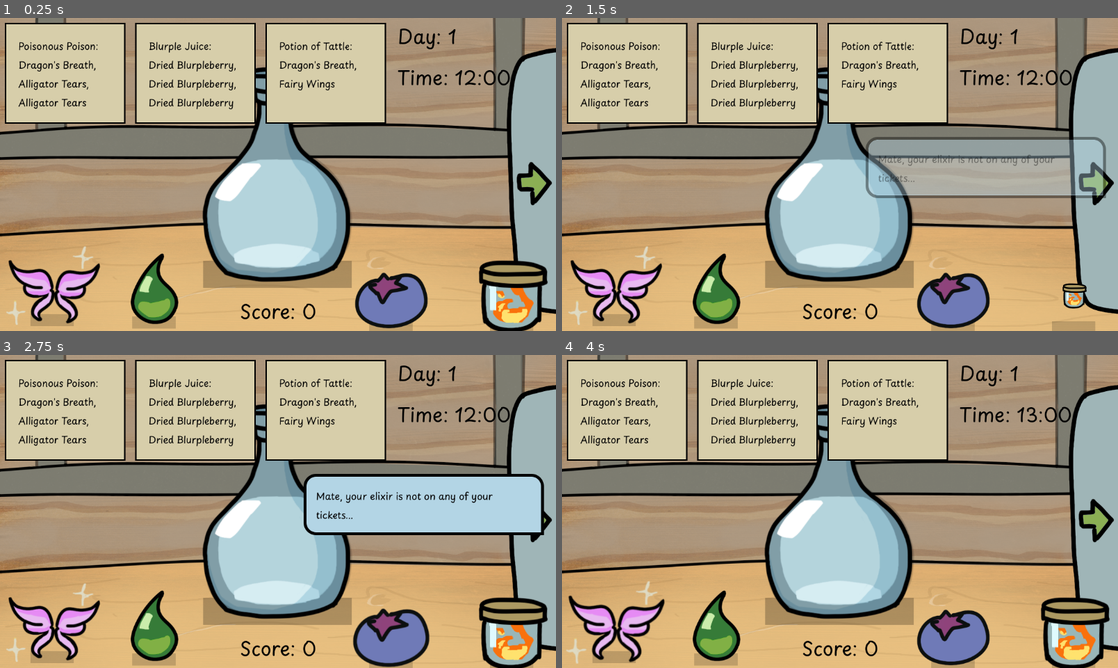
Above: before the commit, frames 1-4 (two rows, left to right).
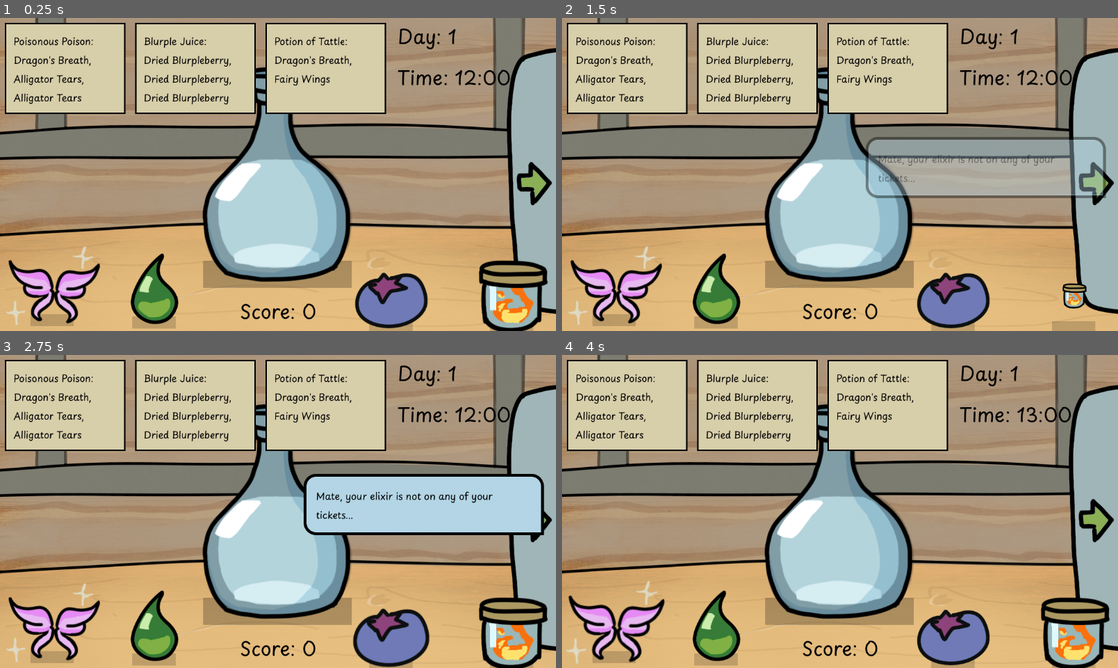
Above: after the commit, the same moments.

Repository: andreaTheCoder/MiniJam207Primal
Game: Godot game, scene res://scenes/shop.tscn
Same seed, same stepped clock (60 frames per second), same inputs: the game is played once before the commit and once after it. Sound files missing from this copy of the repository are replaced by a short silence.
Inputs (mouse positions are in pixels of both pictures, inside the frame that each line leads up to):
- Up to frame 1 (0.25 s): no input
- Up to frame 2 (1.5 s): tap Enter (ui_accept) at 0.5, 0.77, 1.25 s; move the mouse to (840, 212) at 0.52 s; press the mouse at (840, 212) at 0.53 s; move the mouse to (1073, 296) at 1.27 s; release the mouse at (1073, 296) at 1.28 s; click (1073, 296) at 1.35 s
- Up to frame 3 (2.75 s): tap Enter (ui_accept) at 1.52 s; move the mouse to (389, 630) at 2.02 s; press the mouse at (389, 630) at 2.03 s
- Up to frame 4 (4 s): tap Enter (ui_accept) at 2.75, 3.02, 3.77 s; move the mouse to (717, 627) at 2.77 s; release the mouse at (717, 627) at 2.78 s; click (717, 627) at 2.85 s; move the mouse to (612, 624) at 3.52 s; press the mouse at (612, 624) at 3.53 s

The runs differ from the first frame. In frame 1, 5.4% of the frame differs, in the area x 0-70%, y 6-34%; in frame 2, 5.4%; in frame 3, 5.4%; in frame 4, 5.4%.

Commit message:
smoller margins

Diff:
--- a/scenes/ticket_panel.tscn
+++ b/scenes/ticket_panel.tscn
@@ -13,10 +13,10 @@
 [node name="Panel" type="MarginContainer" parent="." unique_id=2130206671]
 layout_mode = 2
 size_flags_vertical = 0
-theme_override_constants/margin_left = 25
-theme_override_constants/margin_top = 25
-theme_override_constants/margin_right = 25
-theme_override_constants/margin_bottom = 25
+theme_override_constants/margin_left = 15
+theme_override_constants/margin_top = 15
+theme_override_constants/margin_right = 15
+theme_override_constants/margin_bottom = 15
 
 [node name="Label" type="Label" parent="Panel" unique_id=128318875]
 layout_mode = 2
